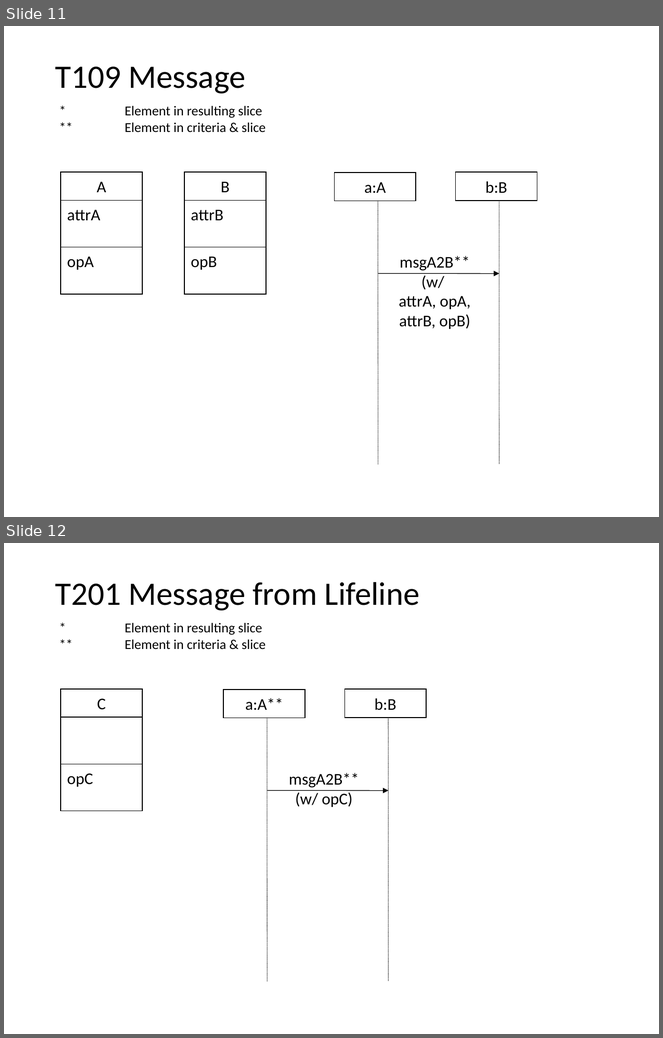
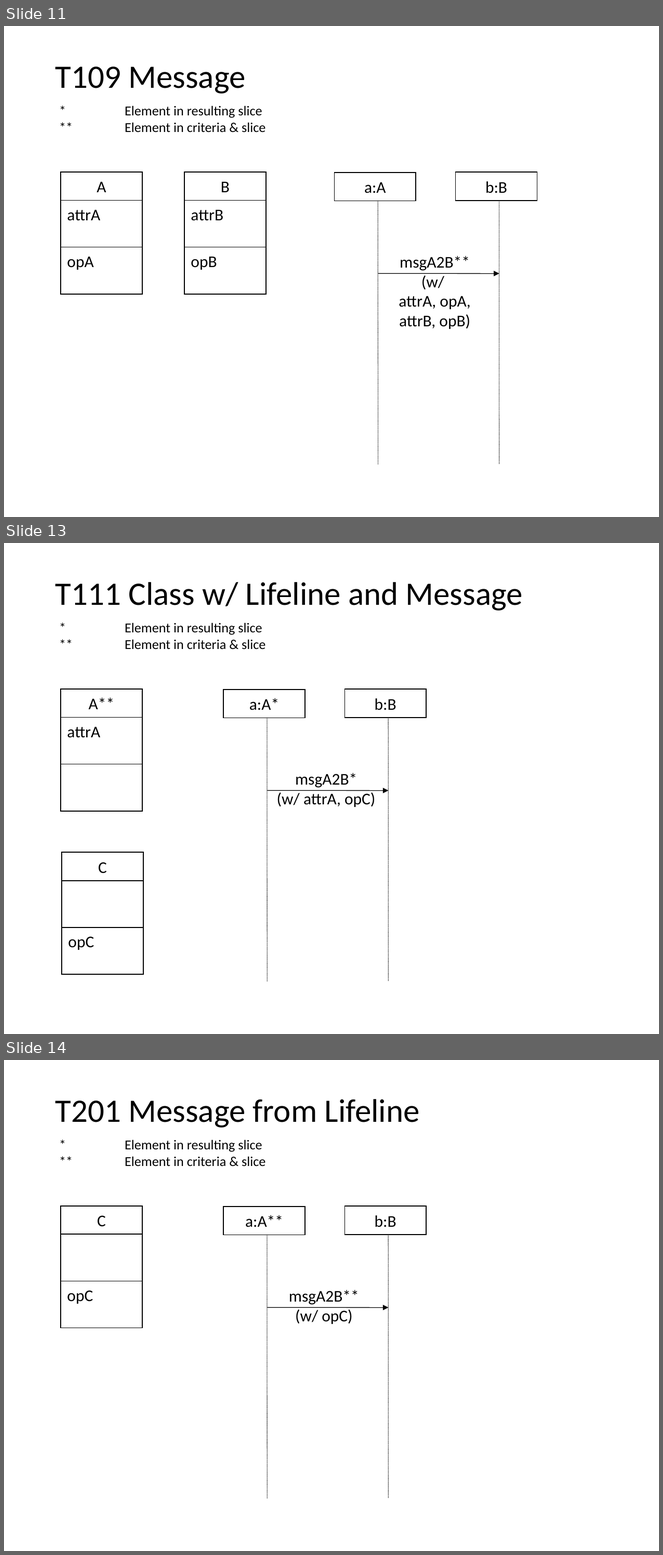
Before and after one commit to nlsfung/MMINT_Examples, a slide deck: SDSliceTestSuite/TestSuite.ppt. Shown one above the other, each under a label of ours: slides 11 and 12 before the commit, slides 11, 13 and 14 after it; the slides between them are not shown. The pictures are 663x1038 and 663x1555 pixels, drawn with LibreOffice and Linux fonts; fonts in the diff are those of the drawing. Boxes give left, top, right and bottom in pixels: in the first picture for what was removed or moved away, otherwise in the second. Text is boxed around its words. In the diff, an @@ line names an element or a change of style, - is before the commit and + after.

```diff
--- a/SDSliceTestSuite/TestSuite.ppt
+++ b/SDSliceTestSuite/TestSuite.ppt
@@ slide 13 added at (4,543,659,1034), background #FFFFFF; not listed: 1 template element that a slide beside it also shows @@
@@ text added at (55,582,523,611), 36 pt, text #000000 @@
+T111 Class w/ Lifeline and Message
@@ rectangle added at (61,689,142,717), fill #FFFFFF, outline #000000 0.94 pt, 18 pt, text #000000 @@
+A**
@@ rectangle added at (223,690,305,718), fill #FFFFFF, outline #000000 0.94 pt, 18 pt, text #000000 @@
+a:A*
@@ rectangle added at (345,689,426,717), fill #FFFFFF, outline #000000 0.94 pt, 18 pt, text #000000 @@
+b:B
@@ rectangle added at (61,717,142,764), fill #FFFFFF, outline #000000 0.94 pt, 18 pt, text #000000 @@
+attrA
@@ line added from (268, 718) to (268, 981), #000000 0.74 pt dashed @@
@@ line added from (389, 717) to (389, 981), #000000 0.74 pt dashed @@
@@ rectangle added at (61,765,142,812), fill #FFFFFF, outline #000000 0.94 pt @@
@@ text added at (277,773,375,807), 18 pt, text #000000 @@
+msgA2B*
+(w/ attrA, opC)
@@ arrow added from (268, 791) to (389, 791), #000000 0.74 pt @@
@@ rectangle added at (62,852,143,880), fill #FFFFFF, outline #000000 0.94 pt, 18 pt, text #000000 @@
+C
@@ rectangle added at (62,881,143,928), fill #FFFFFF, outline #000000 0.94 pt @@
@@ rectangle added at (62,928,143,974), fill #FFFFFF, outline #000000 0.94 pt, 18 pt, text #000000 @@
+opC
@@ what was slide 12 is now slide 14 @@
```
Also in this commit, not shown: 3 other slides added, 14 other files.
